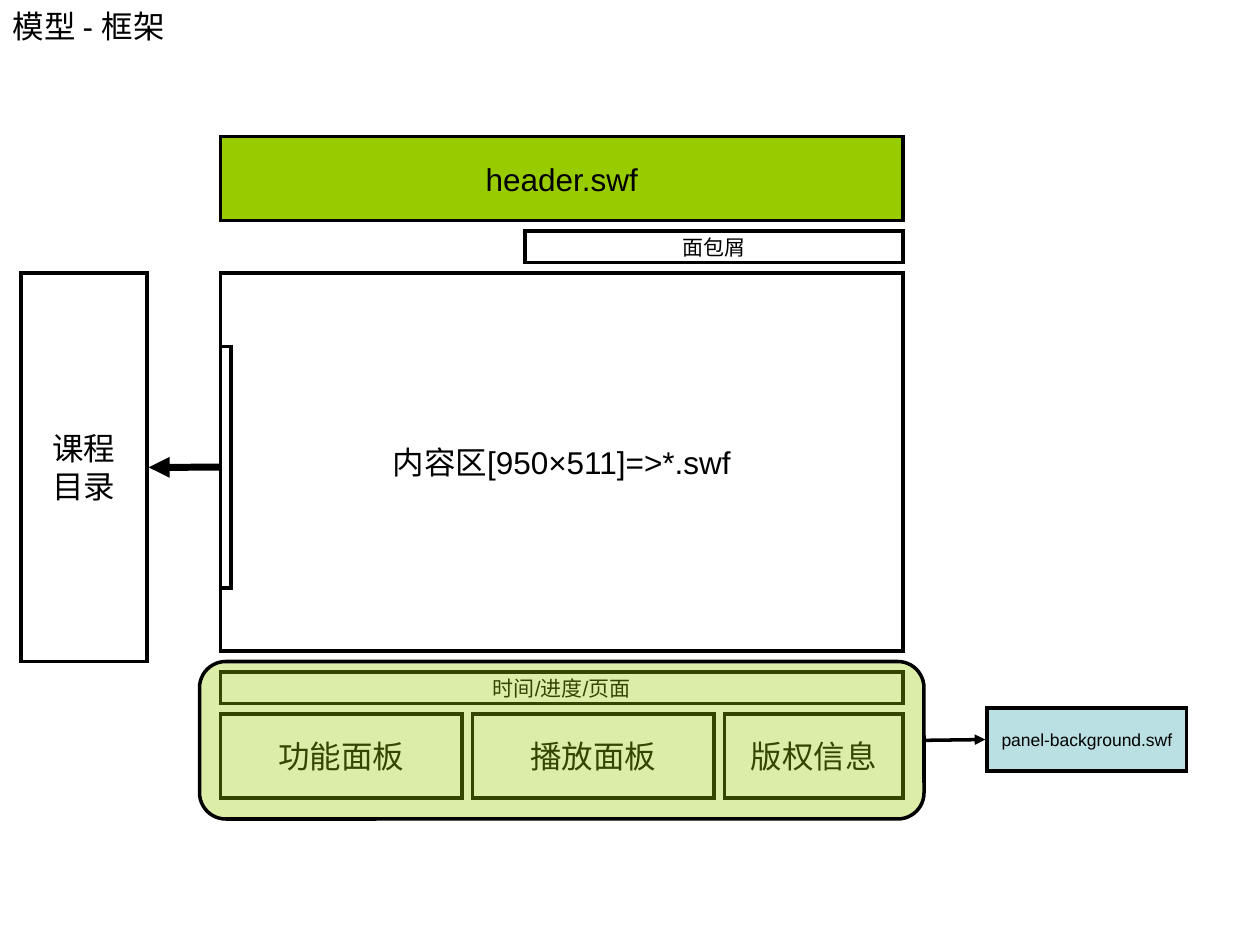
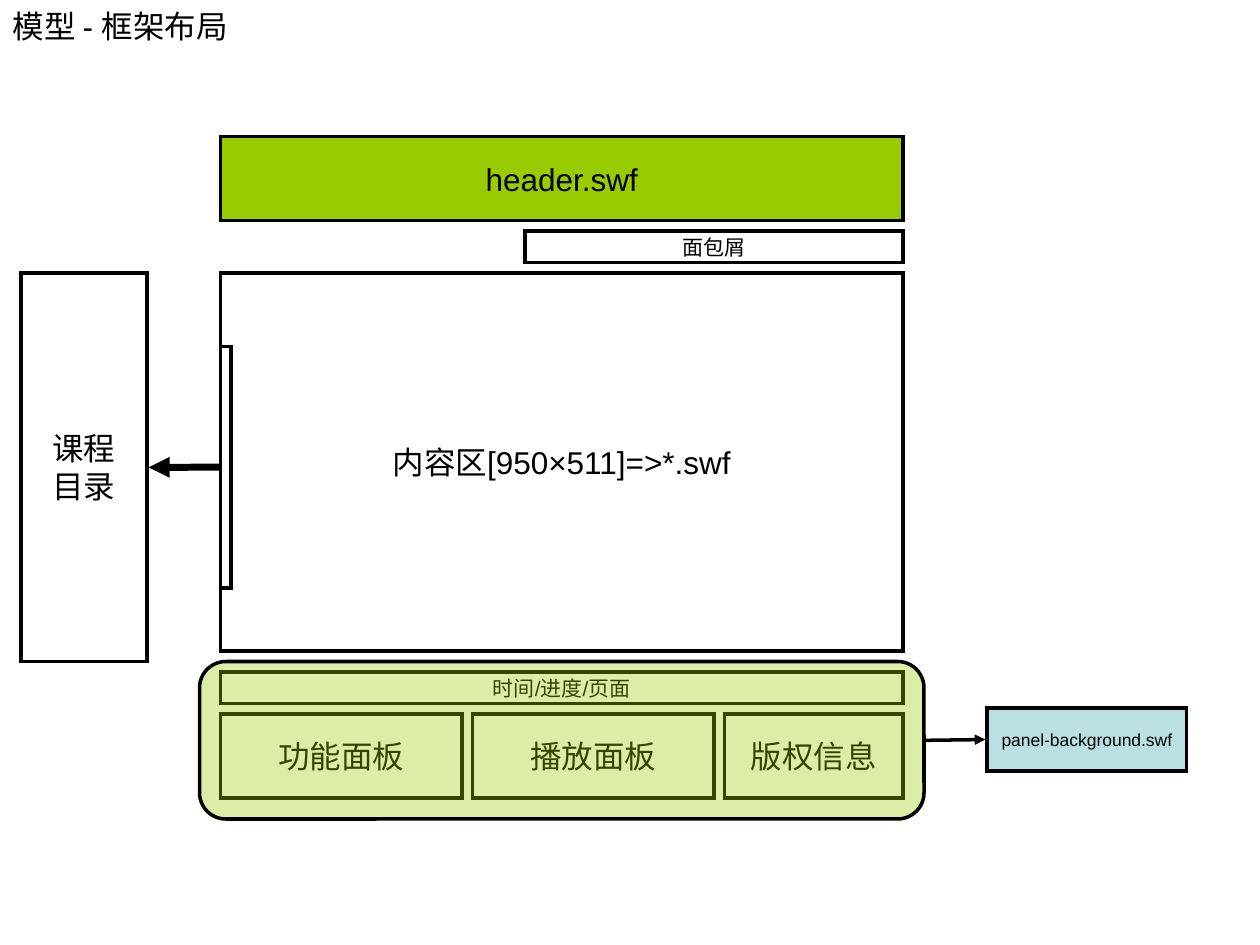
Before and after one commit to myedlt/myflash, a slide deck: slide 2 of docu/CWArch/课件模型设计[嘉实].ppt. Drawn at 1260x945 pixels with LibreOffice and Linux fonts; fonts in the diff are those of the drawing. Boxes give left, top, right and bottom in pixels: in the first picture for what was removed or moved away, otherwise in the second. Text is boxed around its words. In the diff, an @@ line names an element or a change of style, - is before the commit and + after.

```diff
--- a/docu/CWArch/课件模型设计[嘉实].ppt
+++ b/docu/CWArch/课件模型设计[嘉实].ppt
@@ title at <box>13,11,228,41</box>: text changed @@
-模型 - 框架
+模型 - 框架布局
```
Also in this commit, not shown: 1 other slide changed, 4 slides added, 2 other files.
